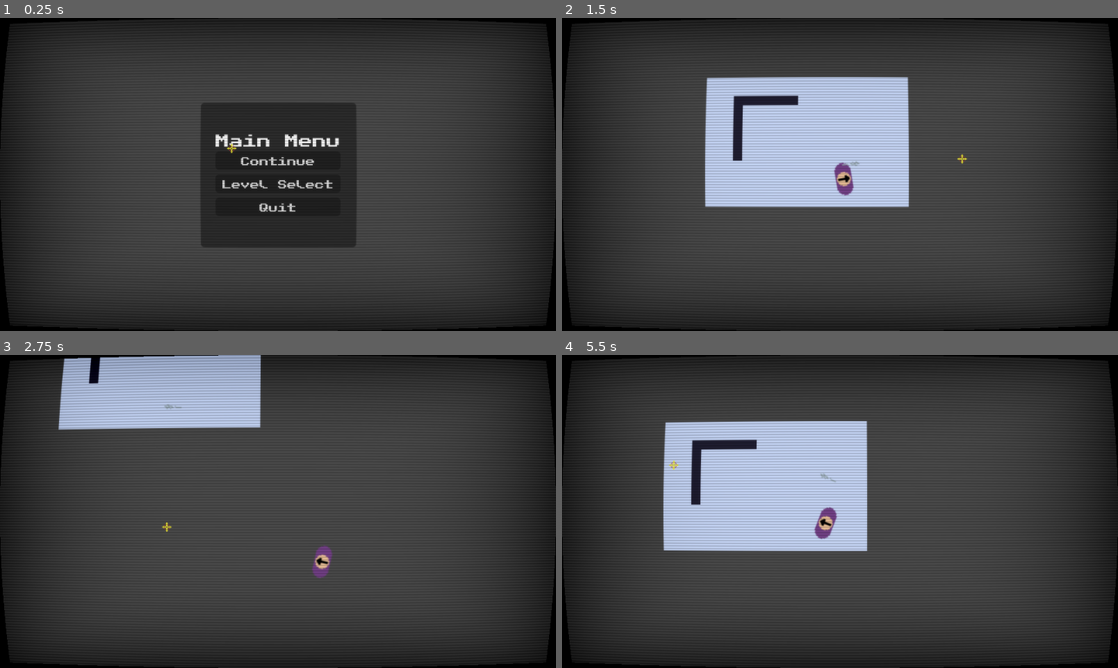
Above: before the commit, frames 1-4 (two rows, left to right).
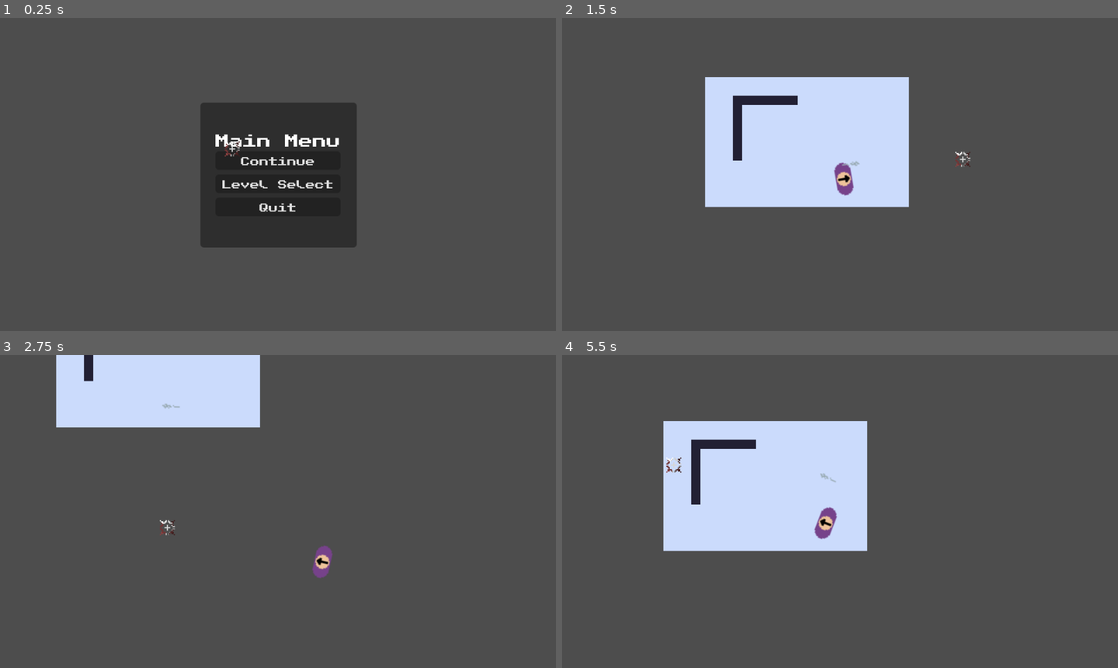
Above: after the commit, the same moments.

Repository: callumrann/gmtk-jam
Game: Godot game, scene res://scenes/main.tscn
Same seed, same stepped clock (60 frames per second), same inputs: the game is played once before the commit and once after it. Sound files missing from this copy of the repository are replaced by a short silence.
Inputs (mouse positions are in pixels of both pictures, inside the frame that each line leads up to):
- Up to frame 1 (0.25 s): no input
- Up to frame 2 (1.5 s): click "Continue" at 0.5 s; move the mouse to (962, 158) at 1.27 s; hold D (move_right) from 1.28 s (still down); click (962, 158) at 1.35 s
- Up to frame 3 (2.75 s): move the mouse to (166, 527) at 2.02 s; release D (move_right) at 2.03 s; hold S (move_down) from 2.03 s (still down); right-click (166, 527) at 2.1 s
- Up to frame 4 (5.5 s): move the mouse to (895, 442) at 2.77 s; release S (move_down) at 2.78 s; hold D (move_right) 2.78-3.53 s; click (895, 442) at 2.85 s; move the mouse to (812, 574) at 3.52 s; hold W (move_up) 3.53-4.28 s; right-click (812, 574) at 3.6 s; move the mouse to (1006, 558) at 4.27 s; hold A (move_left) from 4.28 s (still down); click (1006, 558) at 4.35 s; move the mouse to (673, 464) at 5.02 s; right-click (673, 464) at 5.1 s

The runs differ from the first frame. In frame 1, 41% of the frame differs, in the area x 0-100%, y 0-100%; in frame 2, 49%; in frame 3, 44%; in frame 4, 49%.

Commit message:
feat: make bullet dissapear on wall hit

Diff:
--- a/scenes/main.tscn
+++ b/scenes/main.tscn
@@ -46,6 +46,7 @@
 render_target_update_mode = 4
 
 [node name="CRT" type="CanvasLayer" parent="." unique_id=1584056119]
+visible = false
 
 [node name="MeshInstance2D" type="MeshInstance2D" parent="CRT" unique_id=1115838957]
 material = SubResource("ShaderMaterial_0wfyh")
@@ -53,4 +54,5 @@
 
 [node name="Cursor" type="AnimatedSprite2D" parent="." unique_id=1339186632]
 z_index = 5
+scale = Vector2(2, 2)
 sprite_frames = SubResource("SpriteFrames_tebl0")
--- a/scenes/things/bullet.tscn
+++ b/scenes/things/bullet.tscn
@@ -19,7 +19,6 @@
 
 [node name="Bullet" type="Area2D" unique_id=1842137755]
 collision_layer = 2
-collision_mask = 0
 script = ExtResource("1_qwocu")
 
 [node name="CollisionShape2D" type="CollisionShape2D" parent="." unique_id=854320617]
@@ -31,3 +30,5 @@
 rotation = 1.5707964
 sprite_frames = SubResource("SpriteFrames_tebl0")
 metadata/_edit_lock_ = true
+
+[connection signal="body_entered" from="." to="." method="_on_body_entered"]
--- a/scripts/things/bullet.gd
+++ b/scripts/things/bullet.gd
@@ -11,3 +11,6 @@
 	if despawn_timer <= 0.0:
 		queue_free()
 	despawn_timer -= delta
+
+func _on_body_entered(body: Node2D) -> void:
+	queue_free()
--- a/scripts/things/player.gd
+++ b/scripts/things/player.gd
@@ -59,4 +59,3 @@
 # make bullet despawn on wall hit
 # make bullet damange enemies
 # make bullet go towards cursor
-# add cursor visual, and hide user cursor
Binary file changed: assets/sprites/crosshair.png
